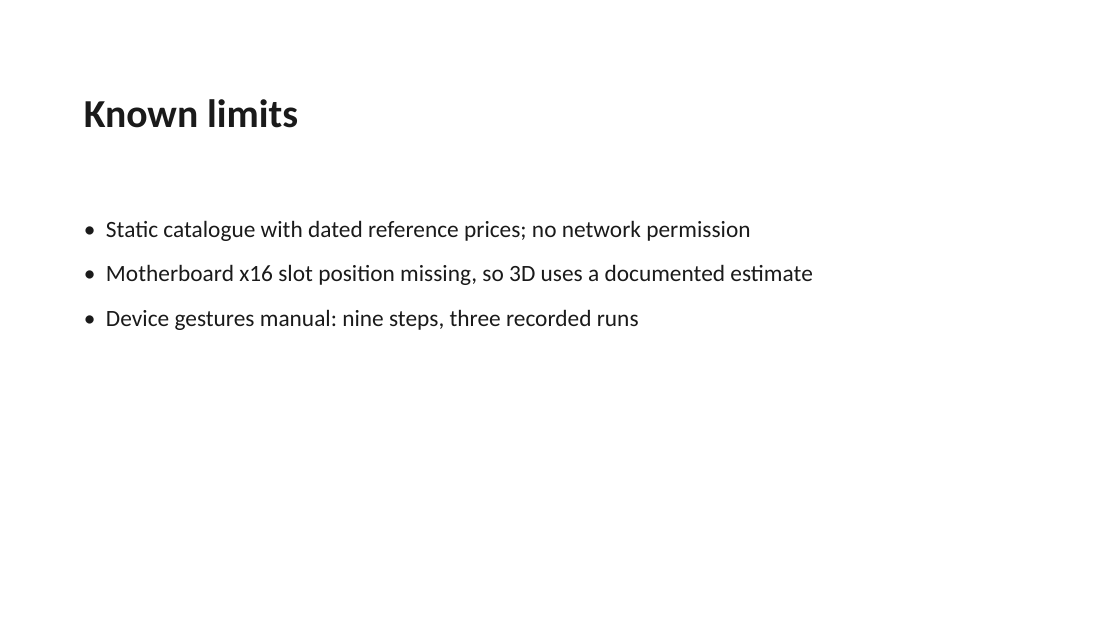
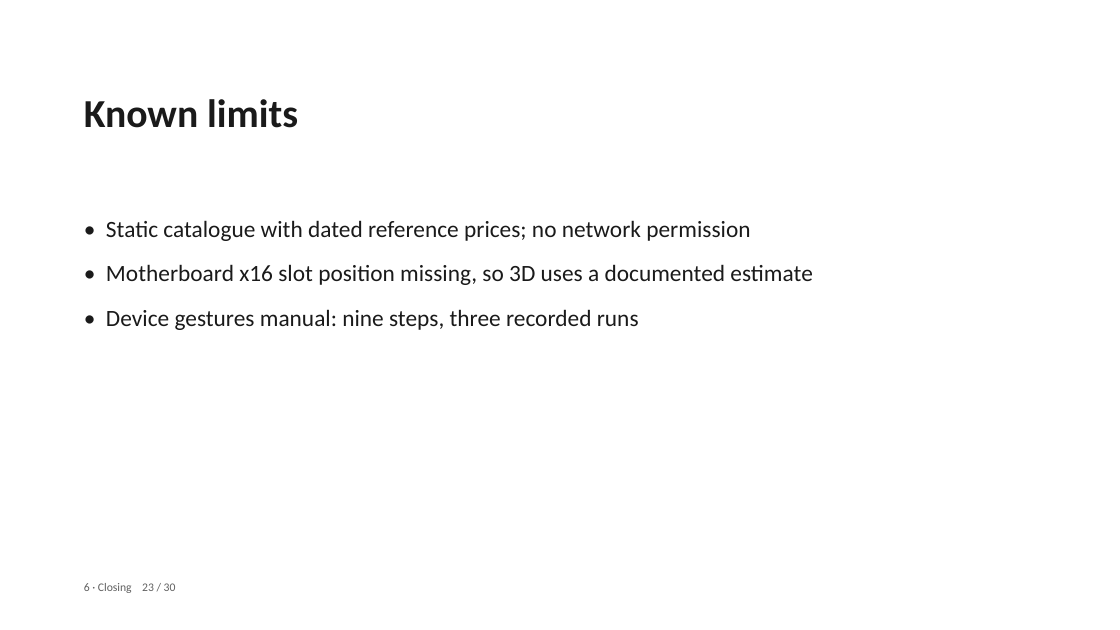
Before and after one commit to pc-buildmate/pcbuildmate, a slide deck: slide 23 of materials/source/Defense_Deck.pptx. Drawn at 1120x630 pixels with LibreOffice and Linux fonts; fonts in the diff are those of the drawing. Boxes give left, top, right and bottom in pixels: in the first picture for what was removed or moved away, otherwise in the second. Text is boxed around its words. In the diff, an @@ line names an element or a change of style, - is before the commit and + after.

```diff
--- a/materials/source/Defense_Deck.pptx
+++ b/materials/source/Defense_Deck.pptx
@@ text added at (x1=84, y1=583, x2=176, y2=593), 10 pt, text #606060 @@
+6 · Closing 23 / 30
```
Also in this commit, not shown: 28 other slides changed.
